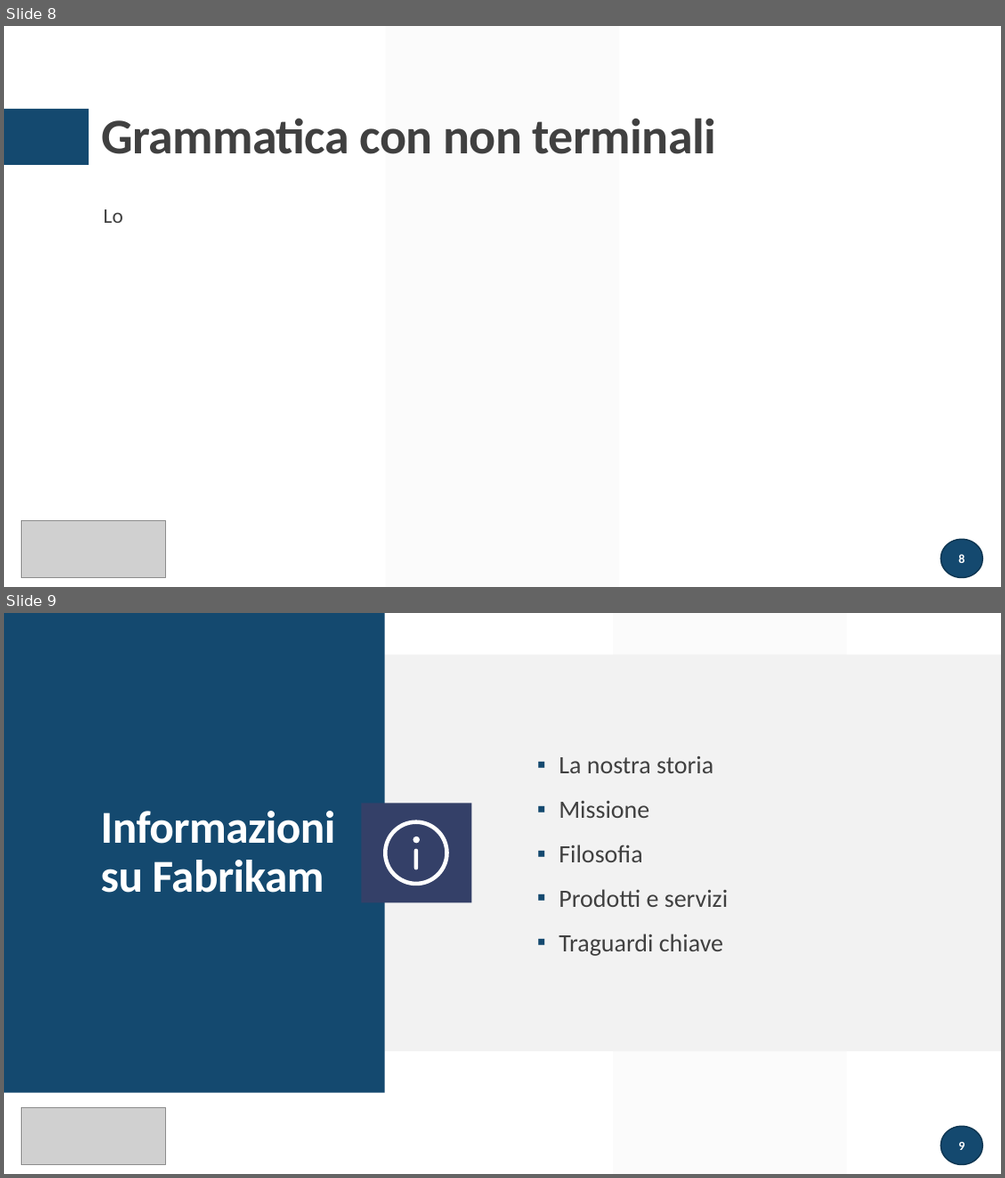
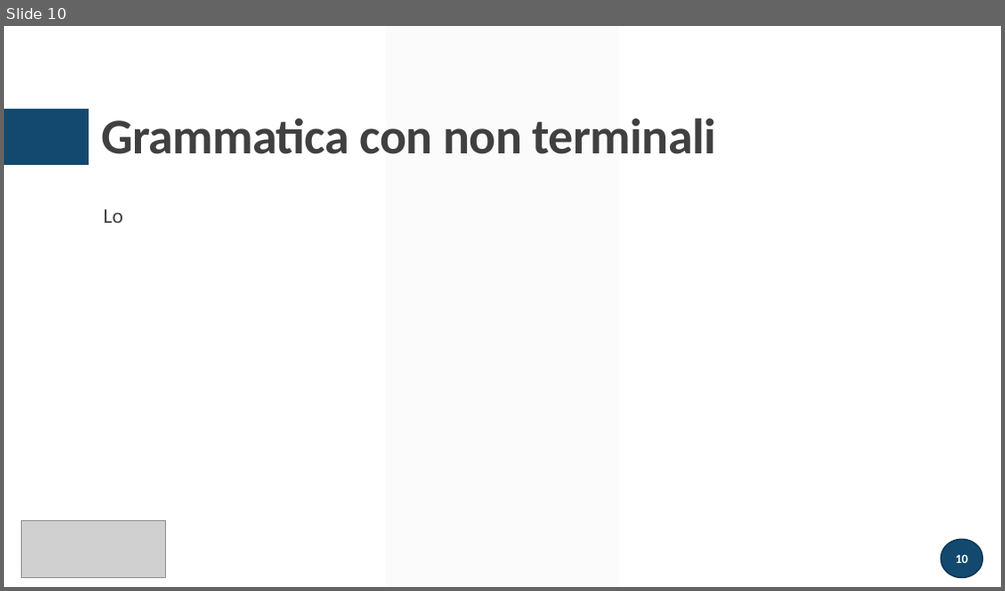
Before and after one commit to atusghen/SimpleID3, a slide deck: presentazione.pptx. Shown one above the other, each under a label of ours: slides 8 and 9 before the commit, slide 10 after it. The pictures are 1005x1178 and 1005x591 pixels, drawn with LibreOffice and Linux fonts; fonts in the diff are those of the drawing; grey boxes stand for pictures. Boxes give left, top, right and bottom in pixels: in the first picture for what was removed or moved away, otherwise in the second. Text is boxed around its words. In the diff, an @@ line names an element or a change of style, - is before the commit and + after.

```diff
--- a/presentazione.pptx
+++ b/presentazione.pptx
@@ slide 9 removed at box(4, 613, 1001, 1174), background #FFFFFF @@
@@ rectangle removed at box(4, 613, 385, 1093) @@
@@ parallelogram removed at box(614, 613, 847, 1174) @@
@@ rectangle removed at box(385, 654, 1001, 1051) @@
@@ text removed at box(558, 756, 728, 956) @@
-▪ La nostra storia
-▪ Missione
-▪ Filosofia
-▪ Prodotti e servizi
-▪ Traguardi chiave
@@ title removed at box(101, 811, 336, 892) @@
-Informazioni su Fabrikam
@@ rectangle removed at box(362, 803, 471, 902) @@
@@ freeform shape removed at box(383, 820, 449, 886) @@
@@ freeform shape removed at box(413, 836, 419, 843) @@
@@ freeform shape removed at box(413, 849, 418, 869) @@
@@ picture removed at box(21, 1107, 166, 1165) @@
@@ page number removed at box(941, 1126, 983, 1164) @@
-9
@@ what was slide 8 is now slide 10 @@
@@ page number at box(955, 555, 968, 563): text changed @@
-8
+10
```
Also in this commit, not shown: 4 slides changed, 4 slides added, 5 other slides removed, 4 other files.
